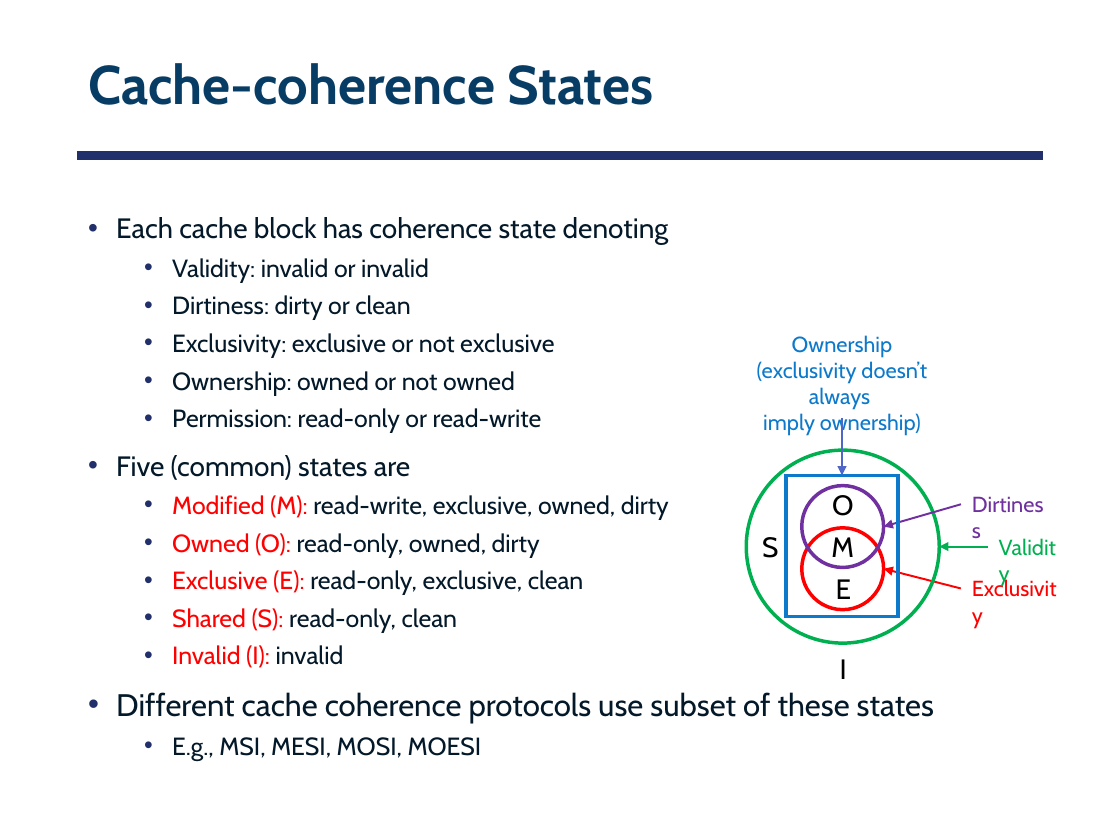
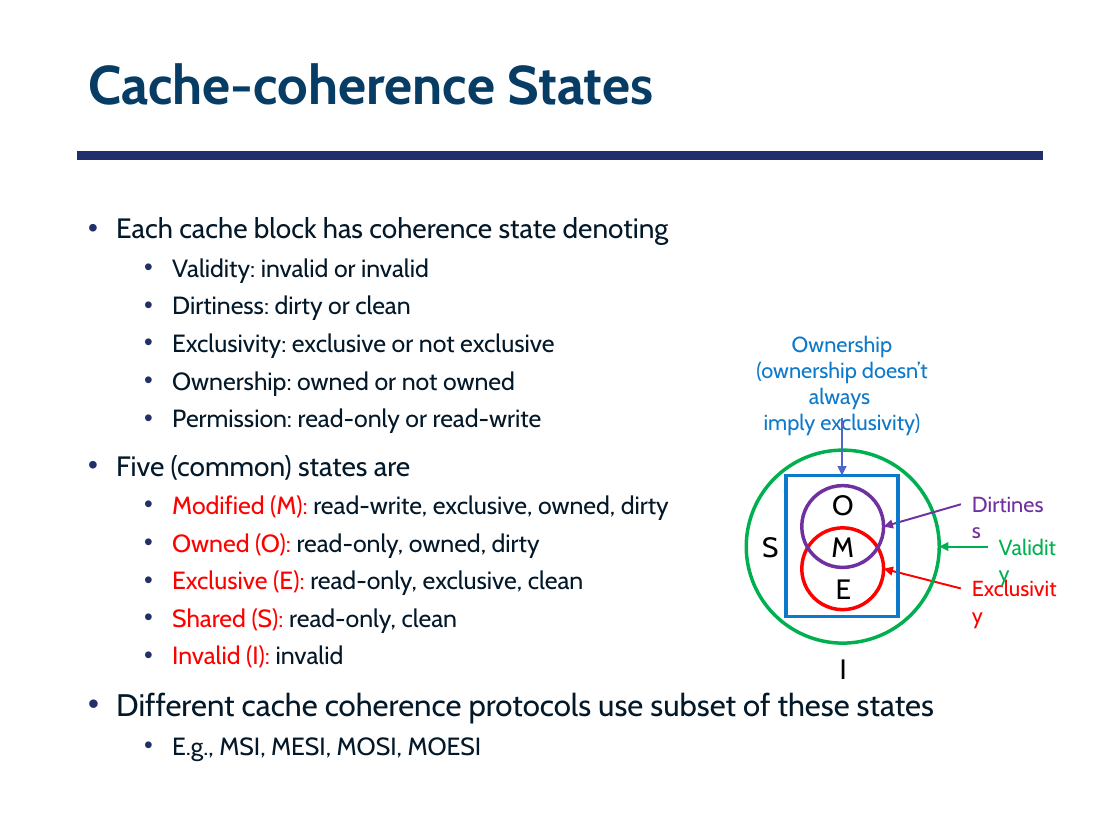
Before and after one commit to smajidzahedi/ECE350, a slide deck: slide 13 of 05-multiprocessor.pptx. Drawn at 1120x840 pixels with LibreOffice and Linux fonts; fonts in the diff are those of the drawing. Boxes give left, top, right and bottom in pixels: in the first picture for what was removed or moved away, otherwise in the second. Text is boxed around its words. In the diff, an @@ line names an element or a change of style, - is before the commit and + after.

Commit message:
fixed a typo in cache-coherence states slide

```diff
--- a/05-multiprocessor.pptx
+++ b/05-multiprocessor.pptx
@@ text at [756,335,928,436]: text changed @@
-Ownership
-(exclusivity doesn’t always
-imply ownership)
+Ownership
+(ownership doesn’t always
+imply exclusivity)
```
Also in this commit, not shown: 1 other file.
